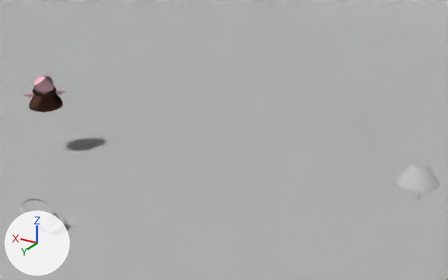
A saved change to the Blender file production/shots/4_absent/absent_0500.blend.
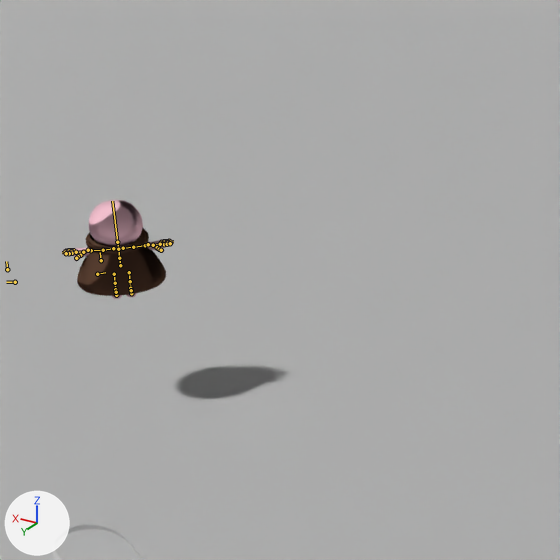
There are two pictures of each version: one from a 50 mm lens placed at (-12.91, 10.73, 9.58), pointed at (-2.27, -7.0, 0.71), one close up on the part from 0% to 47% of the width and 0% to 76% of the height. Lighting does not change. The marker at lower left points along +X, +Y and +Z. Both versions are drawn at frame 112 of the action 'Pebble_proxyAction'; the numbers are the values there. The bones that bend it are drawn over the model as lines in the close-ups.

Objects in the first close-up: 'Environment', 'Pebble.001'.
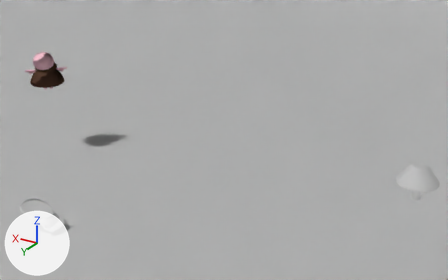
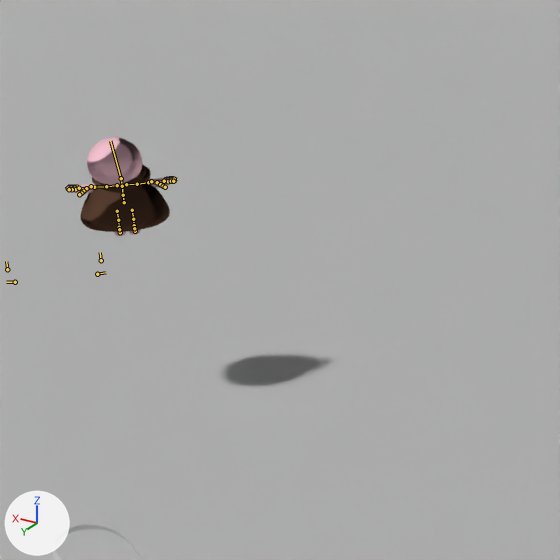
Location of each change, [x1, y1, x2, y2] in pixels of the close-ups (560 x 560 px):
'Pebble.001', posed: before [62, 200, 174, 299]; after [65, 138, 177, 236]
bone 'center_head', root to tip: before (117, 242) to (112, 201); after (121, 178) to (110, 141)

What changed in the scene script:
```text
Change bone_center_root:
    where bone_center_root = bpy.data.objects['Pebble_proxy'].pose.bones['center_root']
    bone_center_root.location: (0.524, -0.472, -2.079) -> (0.623, 0.096, -2.193)
Change bone_center_head:
    where bone_center_head = bpy.data.objects['Pebble_proxy'].pose.bones['center_head']  # child of 'center_neck'
    bone_center_head.rotation_quaternion: (1.0, 0.0, 0.0, 0.0) -> (0.903, 0.116, -0.413, 0.026)  # degrees (0, 0, 0) -> degrees (17, -49, -4)
```
